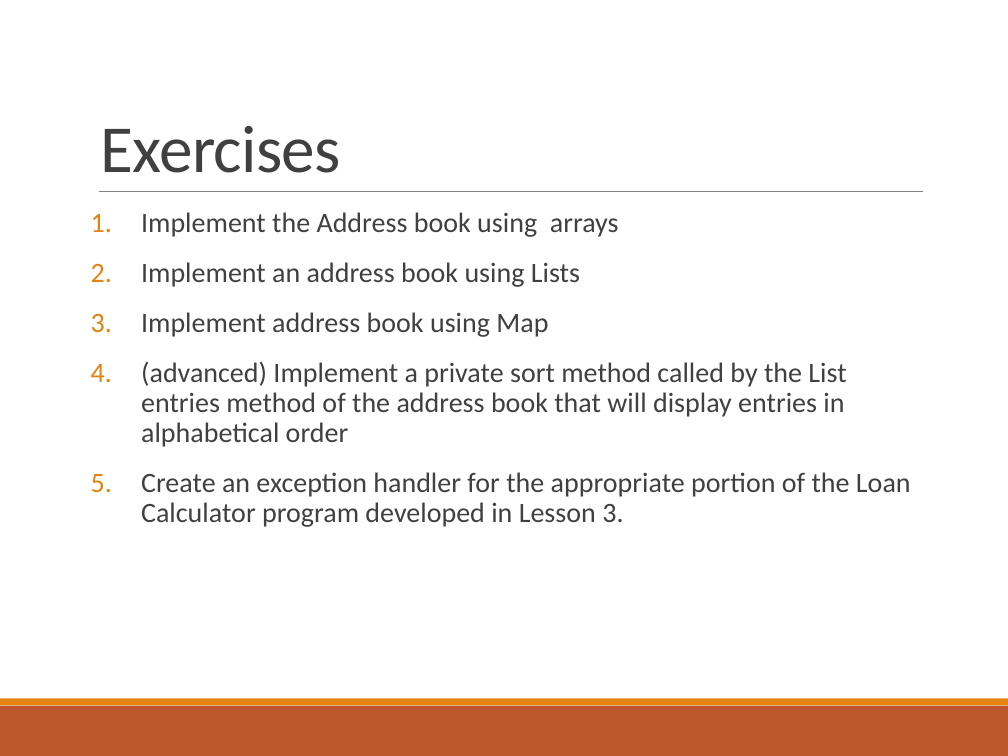
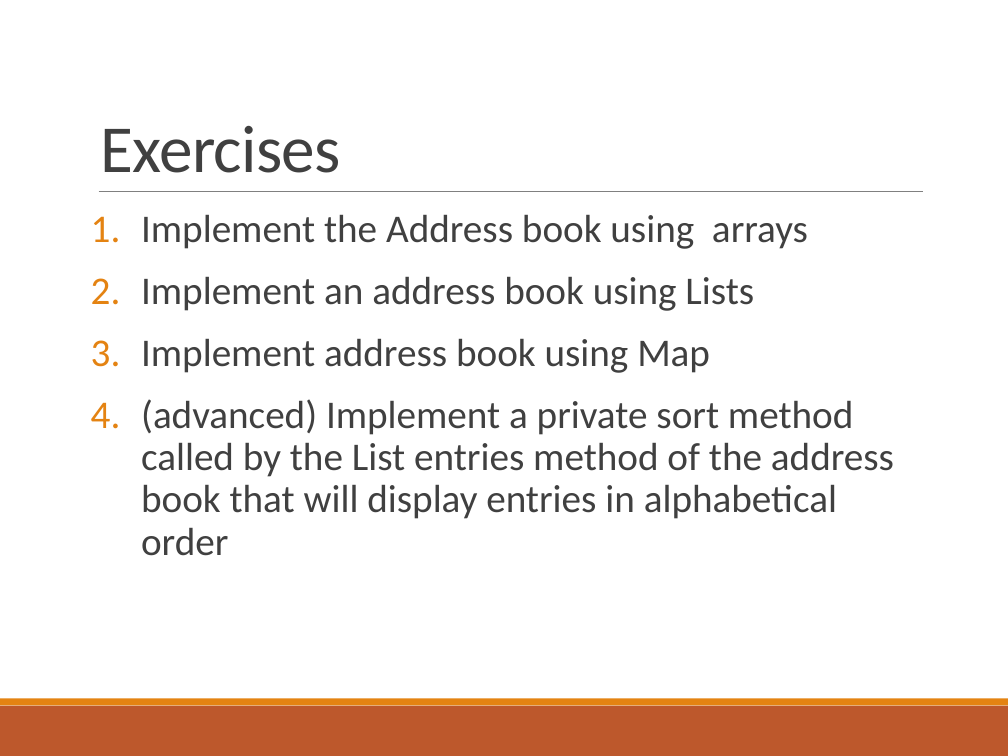
Before and after one commit to deeperj/dillinger, a slide deck: slide 21 of thesis/ukapp2/wqu_isc/sofware_design/Javabc05.pptx. Drawn at 1008x756 pixels with LibreOffice and Linux fonts; fonts in the diff are those of the drawing. Boxes give left, top, right and bottom in pixels: in the first picture for what was removed or moved away, otherwise in the second. Text is boxed around its words. In the diff, an @@ line names an element or a change of style, - is before the commit and + after.

```diff
--- a/thesis/ukapp2/wqu_isc/sofware_design/Javabc05.pptx
+++ b/thesis/ukapp2/wqu_isc/sofware_design/Javabc05.pptx
@@ text "Implement the Address book using ..." at (141,214,894,556): size 20 to 28 pt @@
@@ text at (141,472,911,527): paragraph removed @@
-5. Create an exception handler for the appropriate portion of the Loan Calculator program developed in Lesson 3.
```
Also in this commit, not shown: 9 other slides changed, 5 other files.
